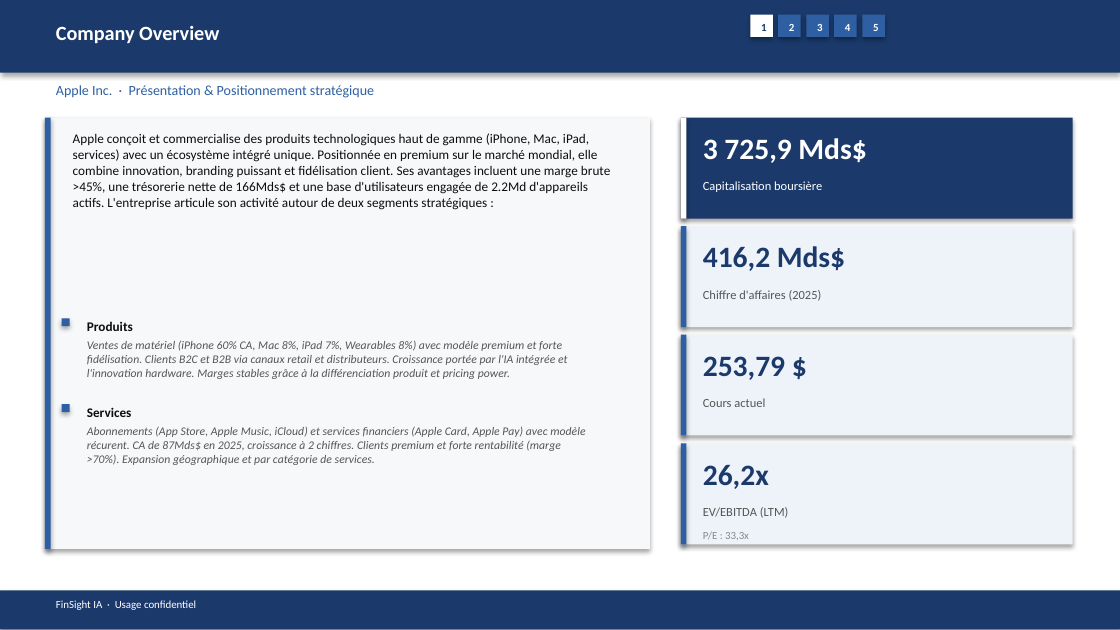
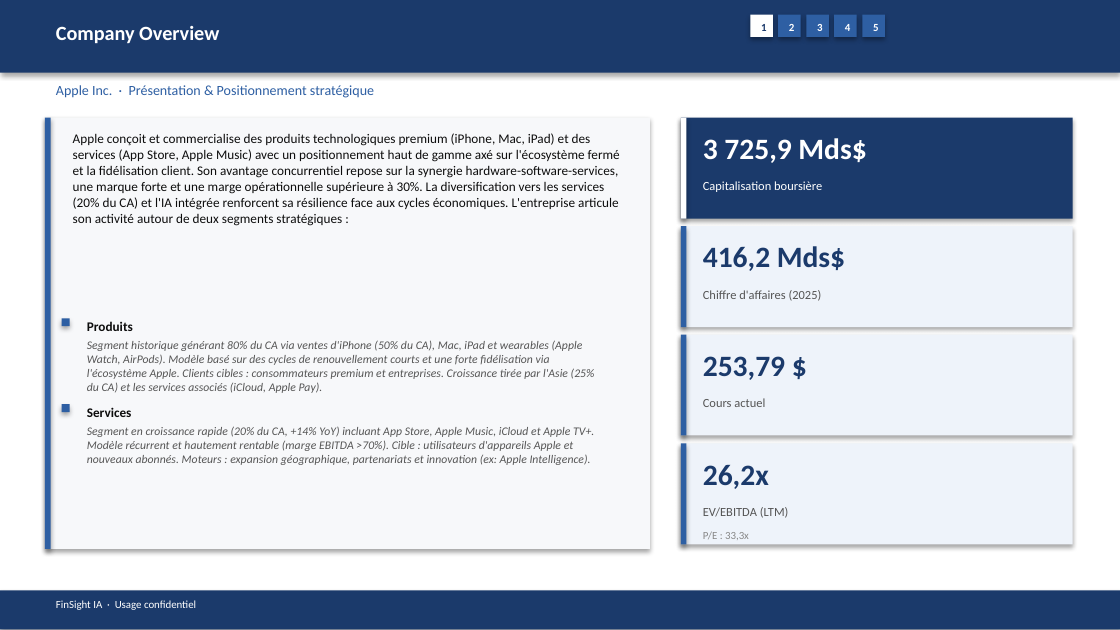
Before and after one commit to baptistejeh07-art/finsight-ia, a slide deck: slide 5 of preview/AAPL/AAPL_pitchbook.pptx. Drawn at 1120x630 pixels with LibreOffice and Linux fonts; fonts in the diff are those of the drawing. Boxes give left, top, right and bottom in pixels: in the first picture for what was removed or moved away, otherwise in the second. Text is boxed around its words. In the diff, an @@ line names an element or a change of style, - is before the commit and + after.

```diff
--- a/preview/AAPL/AAPL_pitchbook.pptx
+++ b/preview/AAPL/AAPL_pitchbook.pptx
@@ text at box(73, 133, 620, 226): text changed @@
-Apple conçoit et commercialise des produits technologiques haut de gamme (iPhone, Mac, iPad, services) avec un écosystème intégré unique. Positionnée en premium sur le marché mondial, elle combine innovation, branding puissant et fidélisation client. Ses avantages incluent une marge brute >45%, une trésorerie nette de 166Mds$ et une base d'utilisateurs engagée de 2.2Md d'appareils actifs. L'entreprise articule son activité autour de deux segments stratégiques :
+Apple conçoit et commercialise des produits technologiques premium (iPhone, Mac, iPad) et des services (App Store, Apple Music) avec un positionnement haut de gamme axé sur l'écosystème fermé et la fidélisation client. Son avantage concurrentiel repose sur la synergie hardware-software-services, une marque forte et une marge opérationnelle supérieure à 30%. La diversification vers les services (20% du CA) et l'IA intégrée renforcent sa résilience face aux cycles économiques. L'entreprise articule son activité autour de deux segments stratégiques :
@@ text at box(87, 340, 595, 393): text changed @@
-Ventes de matériel (iPhone 60% CA, Mac 8%, iPad 7%, Wearables 8%) avec modèle premium et forte fidélisation. Clients B2C et B2B via canaux retail et distributeurs. Croissance portée par l'IA intégrée et l'innovation hardware. Marges stables grâce à la différenciation produit et pricing power.
+Segment historique générant 80% du CA via ventes d'iPhone (50% du CA), Mac, iPad et wearables (Apple Watch, AirPods). Modèle basé sur des cycles de renouvellement courts et une forte fidélisation via l'écosystème Apple. Clients cibles : consommateurs premium et entreprises. Croissance tirée par l'Asie (25% du CA) et les services associés (iCloud, Apple Pay).
@@ text at box(87, 426, 594, 465): text changed @@
-Abonnements (App Store, Apple Music, iCloud) et services financiers (Apple Card, Apple Pay) avec modèle récurent. CA de 87Mds$ en 2025, croissance à 2 chiffres. Clients premium et forte rentabilité (marge >70%). Expansion géographique et par catégorie de services.
+Segment en croissance rapide (20% du CA, +14% YoY) incluant App Store, Apple Music, iCloud et Apple TV+. Modèle récurrent et hautement rentable (marge EBITDA >70%). Cible : utilisateurs d'appareils Apple et nouveaux abonnés. Moteurs : expansion géographique, partenariats et innovation (ex: Apple Intelligence).
```
Also in this commit, not shown: 13 other slides changed, 4 other files.
